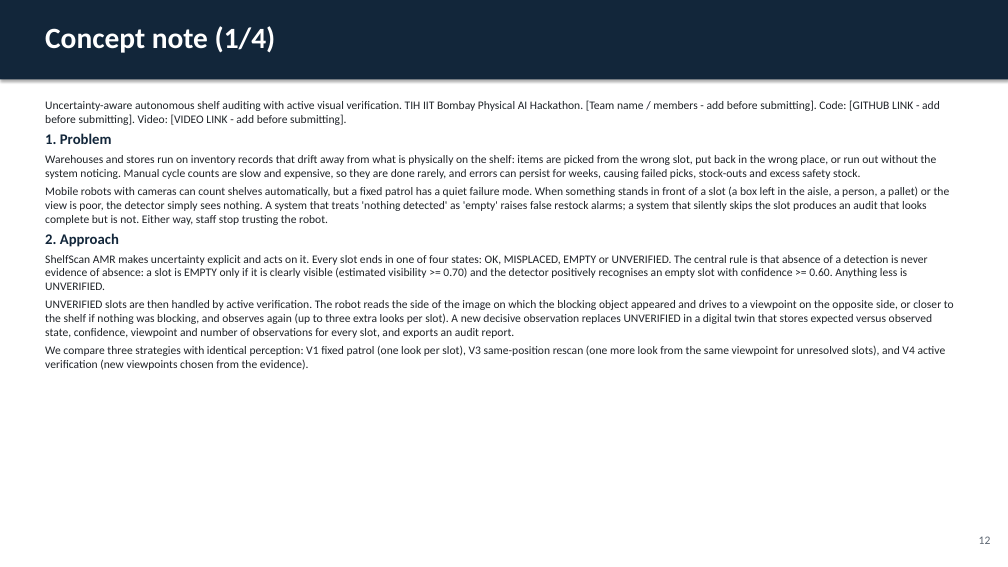
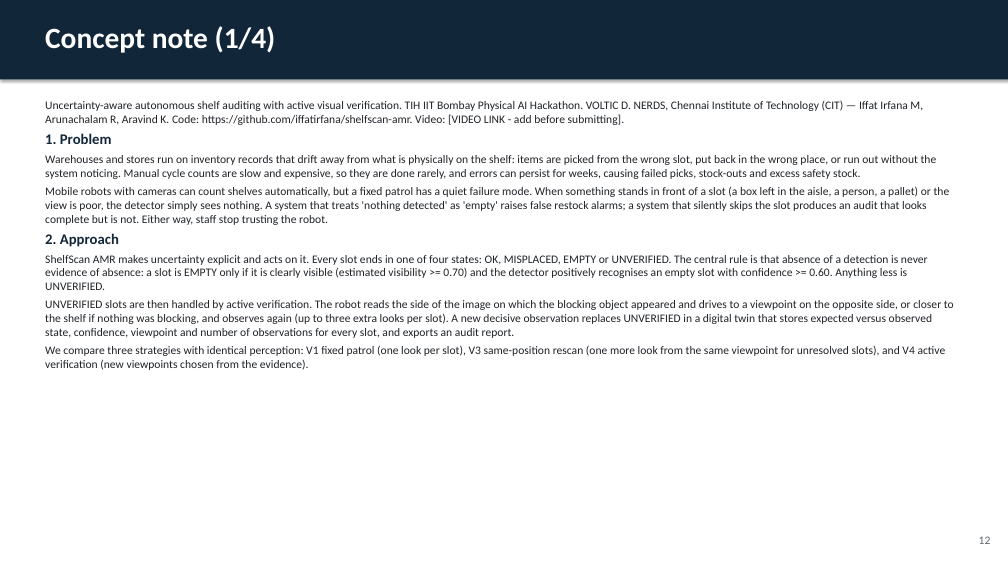
Before and after one commit to iffatirfana/shelfscan-amr, a slide deck: slide 12 of docs/ShelfScan_deck.pptx. Drawn at 1008x567 pixels with LibreOffice and Linux fonts; fonts in the diff are those of the drawing. Boxes give left, top, right and bottom in pixels: in the first picture for what was removed or moved away, otherwise in the second. Text is boxed around its words. In the diff, an @@ line names an element or a change of style, - is before the commit and + after.

```diff
--- a/docs/ShelfScan_deck.pptx
+++ b/docs/ShelfScan_deck.pptx
@@ text at <box>45,100,923,125</box>: text changed @@
-Uncertainty-aware autonomous shelf auditing with active visual verification. TIH IIT Bombay Physical AI Hackathon. [Team name / members - add before submitting]. Code: [GITHUB LINK - add before submitting]. Video: [VIDEO LINK - add before submitting].
+Uncertainty-aware autonomous shelf auditing with active visual verification. TIH IIT Bombay Physical AI Hackathon. VOLTIC D. NERDS, Chennai Institute of Technology (CIT) — Iffat Irfana M, Arunachalam R, Aravind K. Code: https://github.com/iffatirfana/shelfscan-amr. Video: [VIDEO LINK - add before submitting].
```
Also in this commit, not shown: 2 other slides changed, 4 other files.
